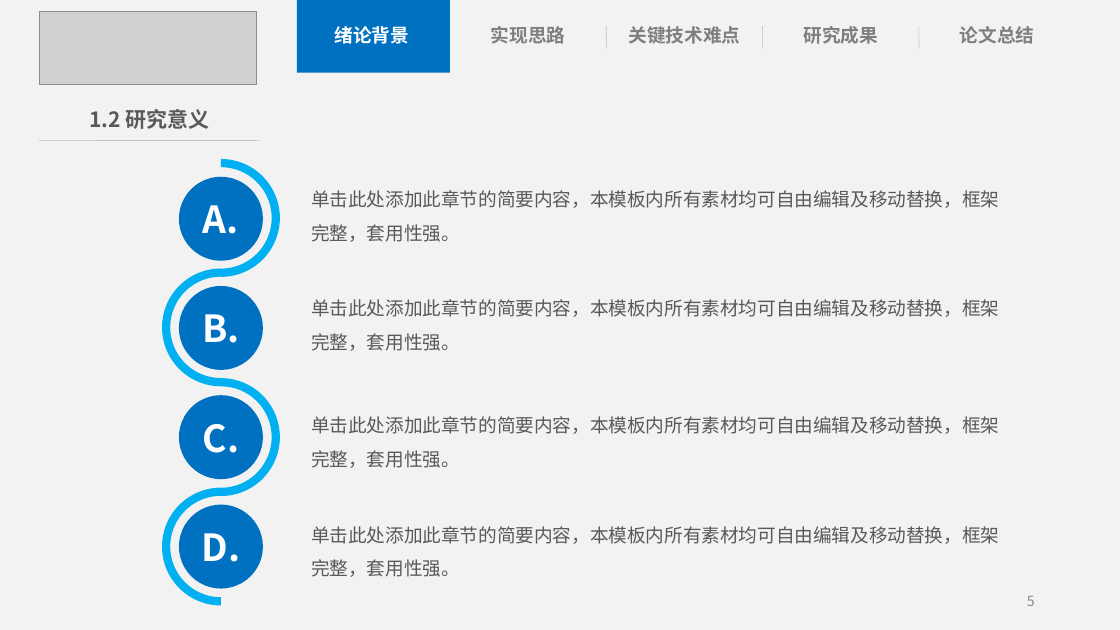
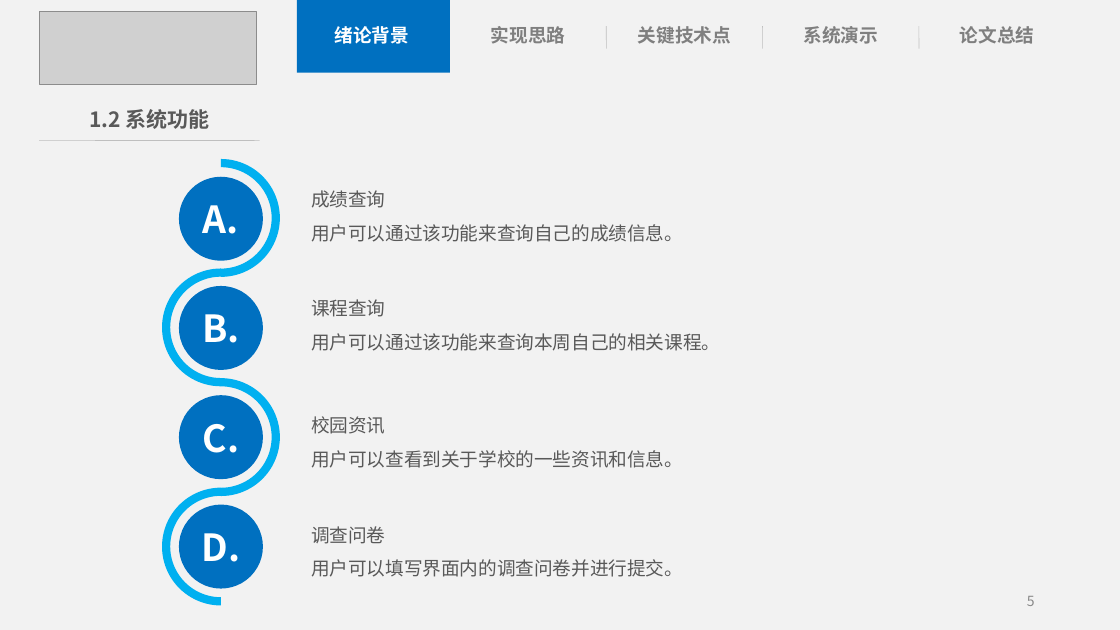
Before and after one commit to KIPKIPS/PocketCampusUnity, a slide deck: slide 5 of 基于Android的掌上校园APP开发答辩PPT.pptx. Drawn at 1120x630 pixels with LibreOffice and Linux fonts; fonts in the diff are those of the drawing; grey boxes stand for pictures. Boxes give left, top, right and bottom in pixels: in the first picture for what was removed or moved away, otherwise in the second. Text is boxed around its words. In the diff, an @@ line names an element or a change of style, - is before the commit and + after.

```diff
--- a/基于Android的掌上校园APP开发答辩PPT.pptx
+++ b/基于Android的掌上校园APP开发答辩PPT.pptx
@@ text at bbox=[638, 26, 731, 44]: text changed @@
-关键技术难点
+关键技术点
@@ text at bbox=[804, 26, 878, 44]: text changed @@
-研究成果
+系统演示
@@ text at bbox=[89, 109, 210, 129]: text changed @@
-1.2 研究意义
+1.2 系统功能
@@ text at bbox=[311, 190, 683, 242]: text changed @@
-单击此处添加此章节的简要内容，本模板内所有素材均可自由编辑及移动替换，框架完整，套用性强。
+成绩查询
+用户可以通过该功能来查询自己的成绩信息。
@@ text at bbox=[311, 299, 720, 351]: text changed @@
-单击此处添加此章节的简要内容，本模板内所有素材均可自由编辑及移动替换，框架完整，套用性强。
+课程查询
+用户可以通过该功能来查询本周自己的相关课程。
@@ text at bbox=[311, 416, 683, 468]: text changed @@
-单击此处添加此章节的简要内容，本模板内所有素材均可自由编辑及移动替换，框架完整，套用性强。
+校园资讯
+用户可以查看到关于学校的一些资讯和信息。
@@ text at bbox=[311, 526, 683, 577]: text changed @@
-单击此处添加此章节的简要内容，本模板内所有素材均可自由编辑及移动替换，框架完整，套用性强。
+调查问卷
+用户可以填写界面内的调查问卷并进行提交。
```
Also in this commit, not shown: 10 other slides changed, 6 slides added, 19 slides removed.
